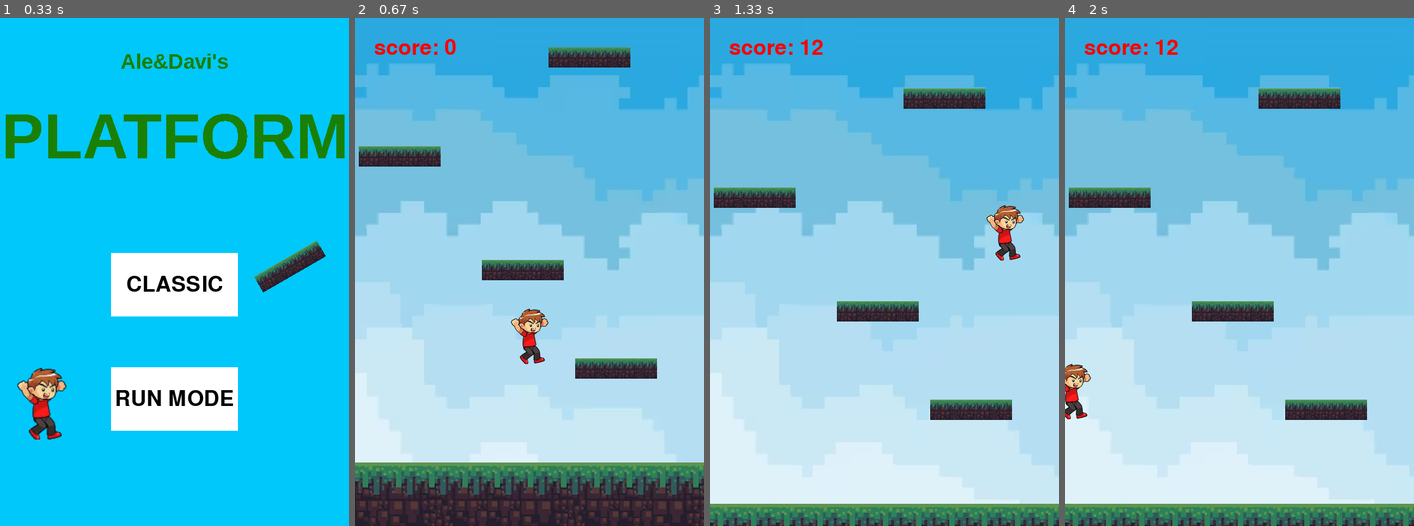
Above: before the commit, frames 1-4 (left to right).
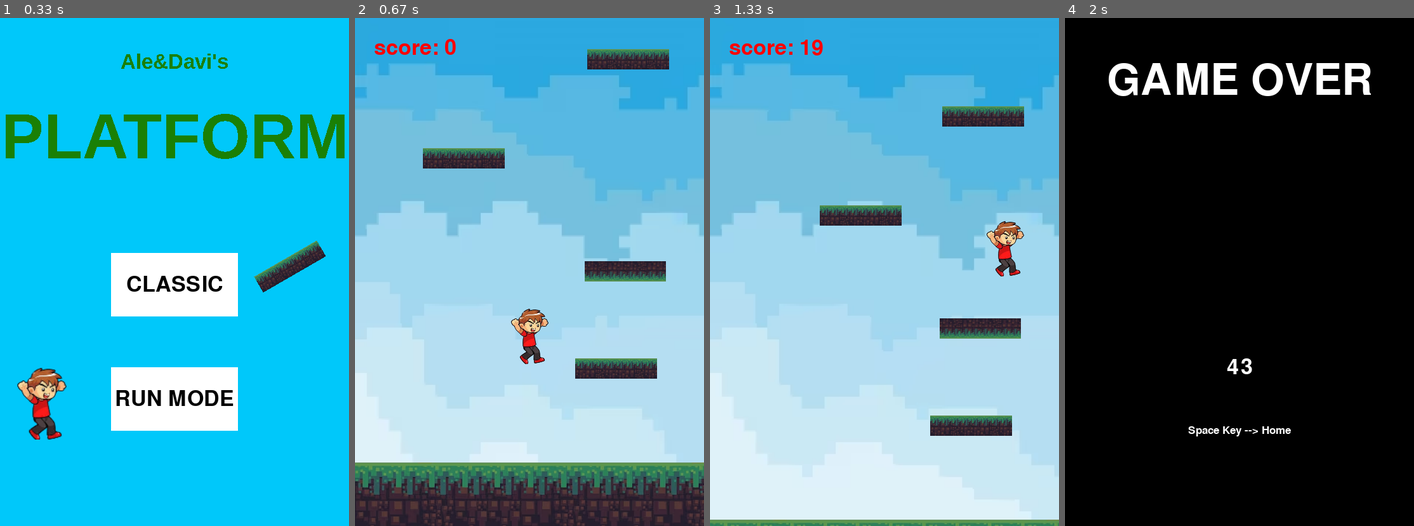
Above: after the commit, the same moments.

Repository: AleBrambilla/pygame-Brambilla-Mariani
Game: pygame game, started from main.py
Same seed, same stepped clock (60 frames per second), same inputs: the game is played once before the commit and once after it.
Inputs (mouse positions are in pixels of both pictures, inside the frame that each line leads up to):
- Up to frame 1 (0.33 s): no input
- Up to frame 2 (0.67 s): click "CLASSIC" at 0.38 s
- Up to frame 3 (1.33 s): hold Right 0.67-1.13 s; move the mouse to (870, 292) at 0.7 s; hold Right from 1.17 s (still down)
- Up to frame 4 (2 s): release Right at 1.63 s

Frame 1 is identical in both runs. In frame 2, 4.6% of the frame differs, in the area x 1-90%, y 5-52%; in frame 3, 13%; in frame 4, 100%, in the area x 0-100%, y 0-100%.

Commit message:
piattaforma temporanea

Diff:
--- a/main.py
+++ b/main.py
@@ -4,7 +4,7 @@
 from random import randint, choice
 
 from player import Player
-from piattaforme import Cadente, Classica, Mobile_x, Mobile_y, bool_scorrere
+from piattaforme import Cadente, Classica, Mobile_x, Mobile_y, Temporanea, bool_scorrere
 from punteggio import Punteggio
 
 pygame.init()
@@ -120,7 +120,7 @@
 
         if piattaforme.sprites()[-1].rect.y > 0:
             pos=piattaforme.sprites()[-1].rect.y + randint(-200, -150)
-            piattaforme.add(choice([Classica(pos), Classica(pos), Classica(pos), Mobile_x(pos), Mobile_y(pos), Cadente(pos)]))
+            piattaforme.add(choice([Classica(pos), Classica(pos), Classica(pos), Mobile_x(pos), Mobile_y(pos), Cadente(pos), Temporanea(pos)]))
 
         salta=collisions()
         piattaforme.draw(screen)
@@ -128,7 +128,7 @@
         salta = False
         player.draw(screen)
 
-        if bool_scorrere(piattaforme, player) and not inizio:
+        if bool_scorrere(piattaforme) and not inizio:
             ground_rect.y+=5
             player.sprite.rect.y+=5
             for piattaforma in piattaforme:
@@ -146,8 +146,9 @@
 
     elif stato == 'morte':
         punteggio.draw_finale(screen)
-        if event.type== KEYUP and event.key==K_SPACE:
-            stato = 'home'
+        for event in pygame.event.get():
+            if event.type== KEYUP and event.key==K_SPACE:
+                stato = 'home'
 
     pygame.display.update()
     clock.tick(60)
--- a/piattaforme.py
+++ b/piattaforme.py
@@ -1,3 +1,4 @@
+from typing import Any
 import pygame
 from pygame.locals import *
 from random import randint
@@ -6,6 +7,7 @@
 
 class Piattaforma(pygame.sprite.Sprite):
     def __init__(self, y):
+        global image
         image=pygame.image.load('Brambilla-Mariani-img/platform.png').convert_alpha()
         super().__init__()
 
@@ -73,8 +75,26 @@
             self.gravity += 1
             self.rect.y += self.gravity
 
+class Temporanea(Piattaforma):
+    def __init__(self, y):
+        super().__init__(y)
+        self.frames=0
+        self.x=self.rect.x
+        self.image=pygame.transform.rotozoom(self.image, 180, 1)
 
-def bool_scorrere(piattaforme, player):
+    def update(self):
+        self.frames+=1
+        if self.frames>200:
+            self.rect.x=1000
+        else:
+            self.rect.x=self.x
+
+        if self.frames>400:
+            self.frames=0
+
+
+
+def bool_scorrere(piattaforme):
 
     scorri=True
     for piattaforma in piattaforme.sprites():
--- a/punteggio.py
+++ b/punteggio.py
@@ -9,7 +9,7 @@
         self.text=self.font.render(f'score: {self.ammontare}', True, (255,0,0))
 
     def update(self, piattaforme, player, inizio):
-        if bool_scorrere(piattaforme, player) and not inizio:
+        if bool_scorrere(piattaforme) and not inizio:
             self.ammontare+=1
 
     def draw(self, screen):
